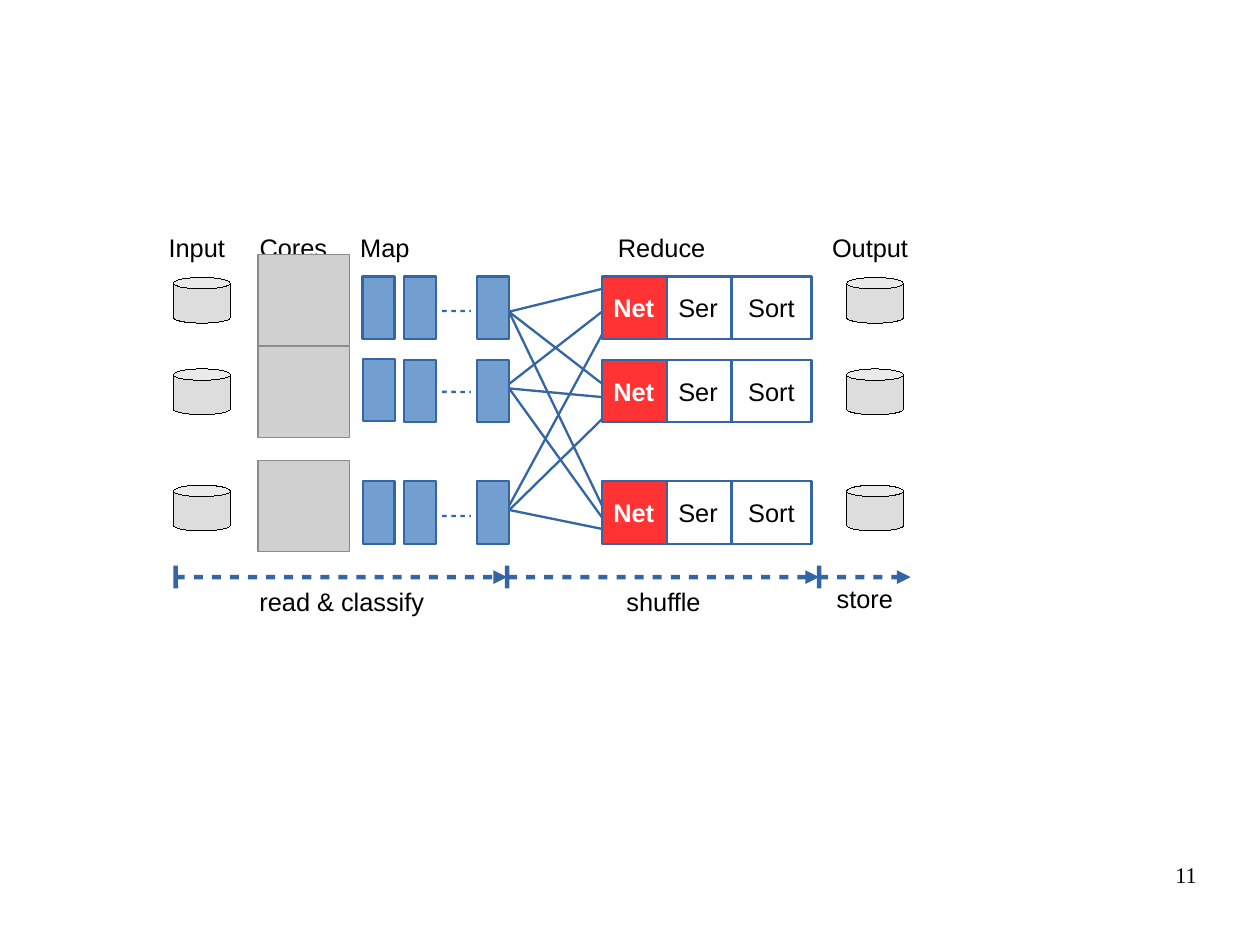
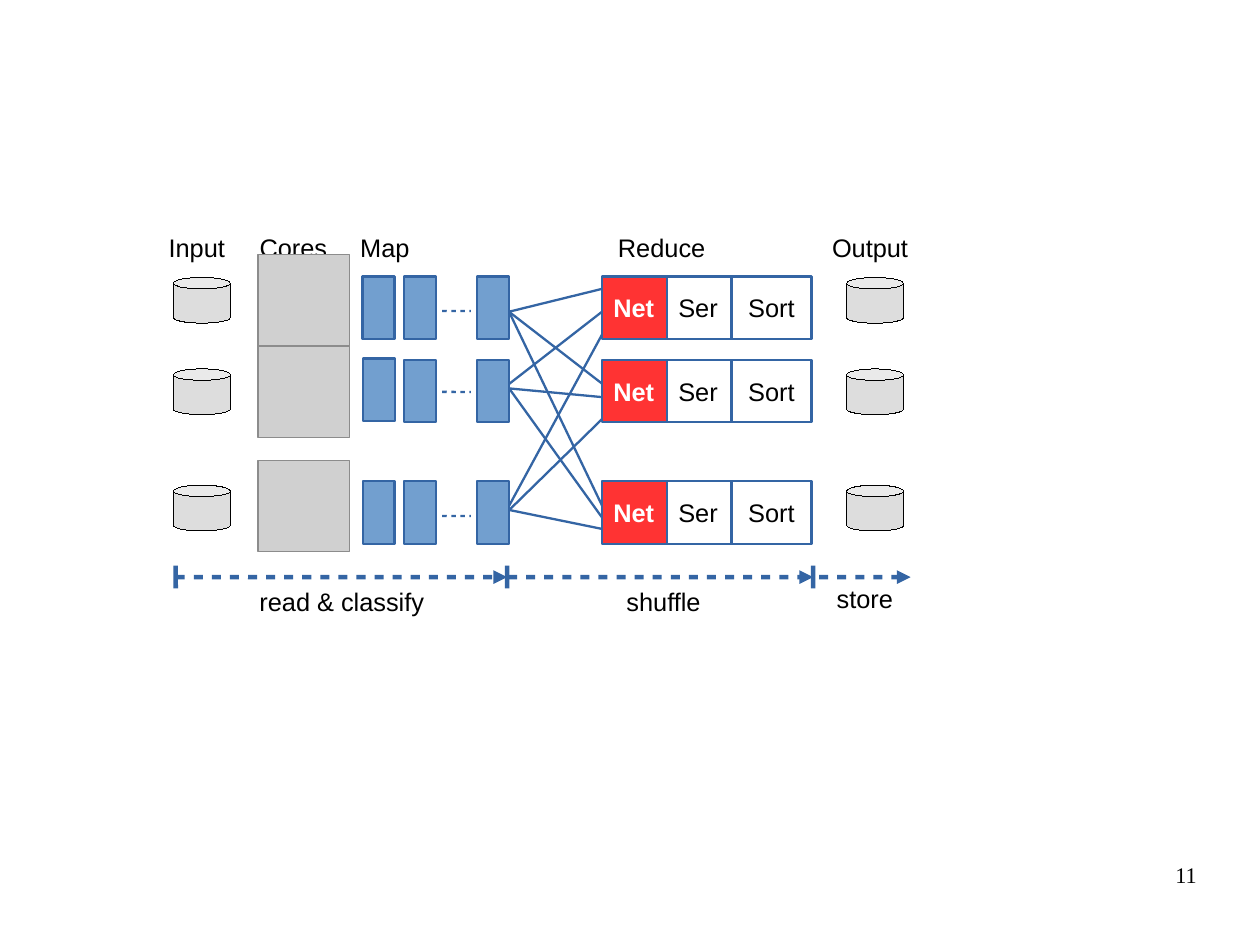
Before and after one commit to apache/incubator-crail-website, a slide deck: slide 11 of _graphix/website.odp. Drawn at 1260x945 pixels with LibreOffice and Linux fonts; fonts in the diff are those of the drawing; grey boxes stand for pictures; background and template pictures are left out. Boxes give left, top, right and bottom in pixels: in the first picture for what was removed or moved away, otherwise in the second. Text is boxed around its words. In the diff, an @@ line names an element or a change of style, - is before the commit and + after.

```diff
--- a/_graphix/website.odp
+++ b/_graphix/website.odp
@@ line moved from (820, 566) - (820, 589) to (813, 566) - (813, 589) @@
@@ arrow moved from (508, 577) - (820, 577) to (508, 577) - (813, 577) @@
```
Also in this commit, not shown: 1 other file.
